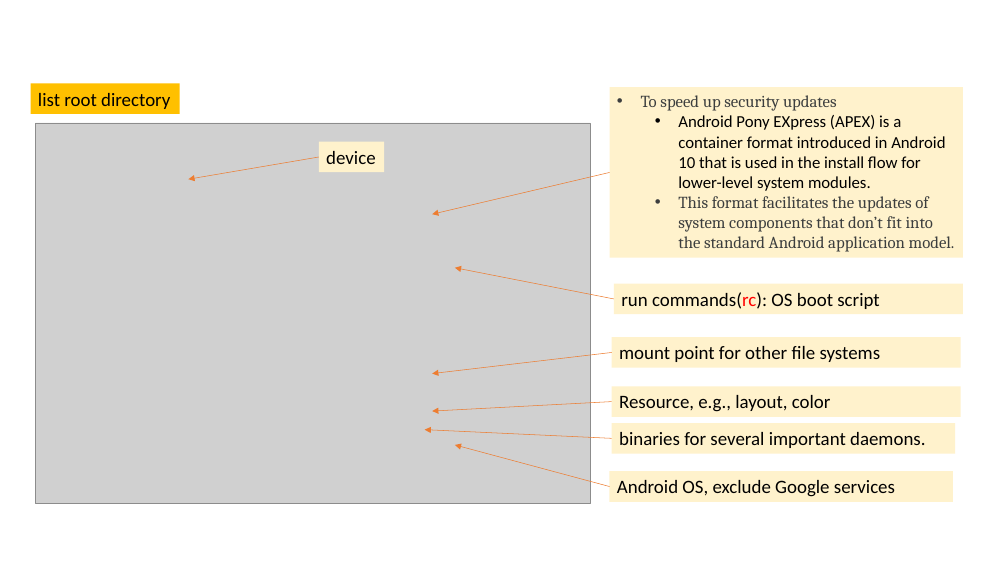
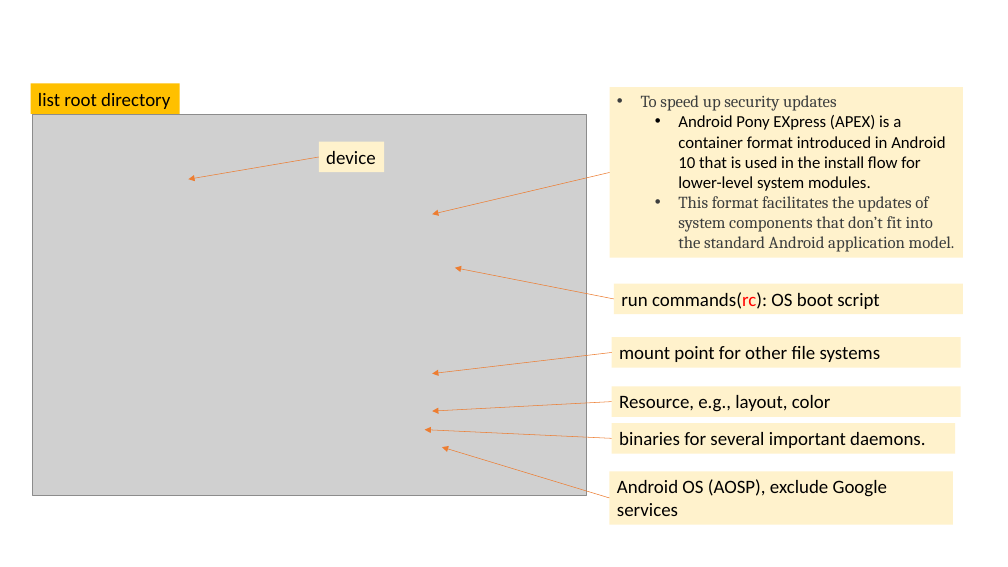
Before and after one commit to frankwxu/digital-forensics-lab, a slide deck: slide 10 of Andriod10/1_Pixel3_Image.pptx. Drawn at 1008x567 pixels with LibreOffice and Linux fonts; fonts in the diff are those of the drawing; grey boxes stand for pictures; background and template pictures are left out. Boxes give left, top, right and bottom in pixels: in the first picture for what was removed or moved away, otherwise in the second. Text is boxed around its words. In the diff, an @@ line names an element or a change of style, - is before the commit and + after.

```diff
--- a/Andriod10/1_Pixel3_Image.pptx
+++ b/Andriod10/1_Pixel3_Image.pptx
@@ picture: place and size @@
-picture at box(36, 123, 591, 504)
+picture at box(33, 115, 588, 496)
@@ arrow moved from (609, 487) - (455, 445) to (609, 498) - (442, 447) @@
@@ rectangle "Android OS (AOSP), exclude Google ...": place and size @@
-rectangle "Android OS (AOSP), exclude Google ..." at box(609, 471, 953, 501)
+rectangle "Android OS (AOSP), exclude Google ..." at box(609, 471, 953, 525)
@@ text in rectangle at box(617, 479, 887, 516): text changed @@
-Android OS, exclude Google services
+Android OS (AOSP), exclude Google services
```
Also in this commit, not shown: 14 other slides changed, 1 other file.
